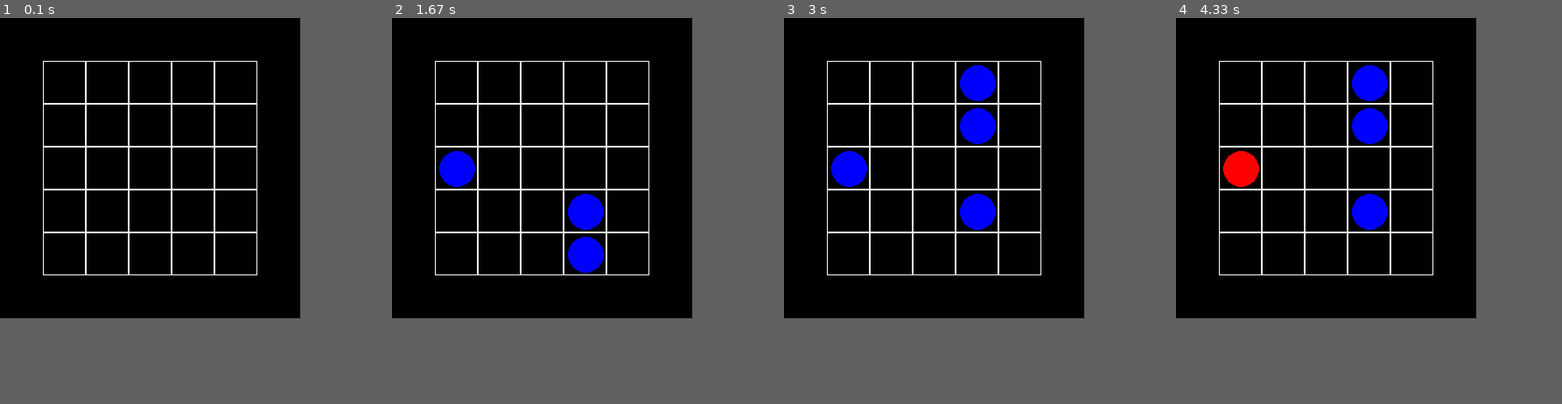
Above: before the commit, frames 1-4 (left to right).
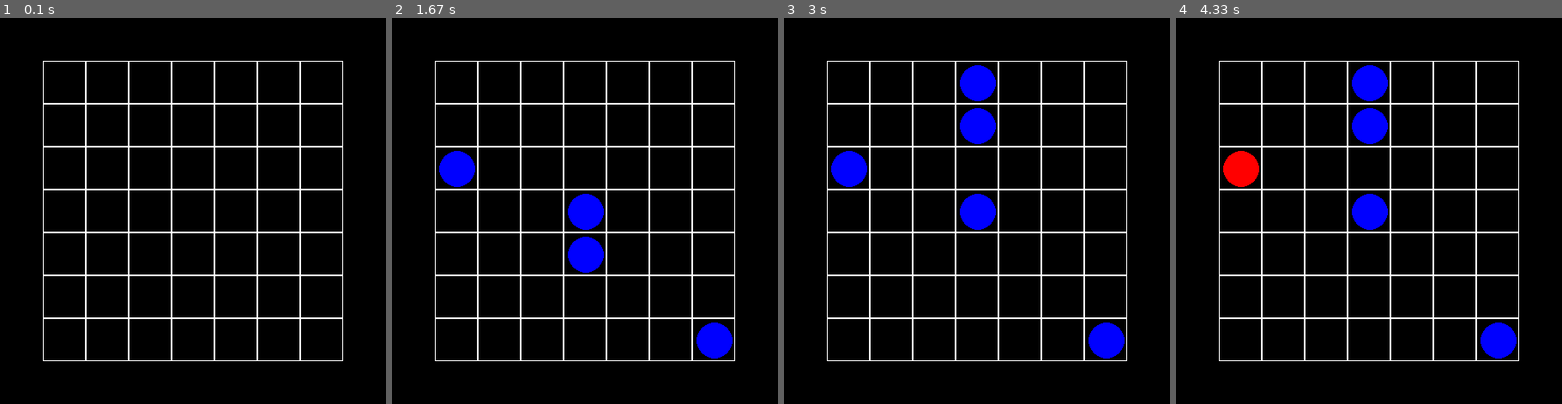
Above: after the commit, the same moments.

Repository: amalkov2024/PyGame
Game: pygame game, started from Polilinii.py
The game is run twice, just before and just after one commit, with the same random seed, the same clock (stepped at 60 frames per second) and the same inputs.
Inputs (mouse positions are in pixels of both pictures, inside the frame that each line leads up to):
- Up to frame 1 (0.1 s): no input
- Up to frame 2 (1.67 s): click (585, 211) at 0.38 s; click (585, 234) at 0.72 s; click (465, 153) at 1.05 s; click (723, 346) at 1.38 s
- Up to frame 3 (3 s): click (984, 79) at 1.72 s; click (980, 249) at 2.05 s; click (965, 145) at 2.38 s
- Up to frame 4 (4.33 s): click (1245, 160) at 4.22 s
In our replay, the window is 350x350 before the commit and 450x450 after it. These sizes can differ from the game's own. Grey fills any space a smaller window leaves; there, only what the larger window draws over its background counts as a difference.

The runs differ from the first frame. In frame 1, 2.3% of the frame differs, in the area x 11-89%, y 11-89%; in frame 2, 3.0%; in frame 3, 3.0%; in frame 4, 3.0%.

Commit message:
V1 от 15-02-2024 находит есть ли путь для перемещения из красн в указанную точку

Diff:
--- a/Polilinii.py
+++ b/Polilinii.py
@@ -11,7 +11,7 @@
         self.left = 10
         self.top = 10
         self.cell_size = 30
-        self.color = {-1: 'blue', 0: 'black', 1:'red'}
+        self.color = {-1: 'blue', 0: 'black', 1:'red', -2:'blue'}
     # настройка внешнего вида
     def set_view(self, left, top, cell_size):
         self.left = left
@@ -121,14 +121,72 @@
             cell=self.get_cell(mouse_pos)
             if self.has_path(x1, y1, cell[1], cell[0]) == True:
                 # есть путь. Пометить нужные клетки в массиве
-                self.board[cell[1]][cell[0]] =-1
+                self.board[cell[1]][cell[0]] =-2
                 self.board[x1][y1]=0
                 print(x1,y1, cell)
 
 
+'''    def put(self, matrix, s, end):
+        """ функция принимает квадратную матрицу, координаты начала [x,y] и конца движения [x,y]
+            возвращает список координат движения
+            от начала до конца [[2, 4], [2, 5], [2, 6], [3, 6], [4, 6]]
+            если путь не найдет возвращает None
+        """
+        map_list = copy.deepcopy(matrix)
+        razmer = len(map_list)
+        stop = False
+        begin = [s]
+        start = begin[:]
+        map_list[int(start[0][0])][int(start[0][1])] = 0, 0
+        map_list[end[0]][end[1]] = "end"
+        while len(start):
+
+            if start[0][0] - 1 >= 0 and map_list[start[0][0] - 1][start[0][1]] == "N":
+                map_list[start[0][0] - 1][start[0][1]] = start[0]
+                start.append([start[0][0] - 1, start[0][1]])
+            elif start[0][0] - 1 >= 0 and map_list[start[0][0] - 1][start[0][1]] == "end":
+                map_list[start[0][0] - 1][start[0][1]] = start[0]
+                break
+
+            if start[0][1] + 1 < razmer and map_list[start[0][0]][start[0][1] + 1] == "N":
+                map_list[start[0][0]][start[0][1] + 1] = start[0]
+                start.append([start[0][0], start[0][1] + 1])
+            elif start[0][1] + 1 < razmer and map_list[start[0][0]][start[0][1] + 1] == "end":
+                map_list[start[0][0]][start[0][1] + 1] = start[0]
+                break
+
+            if start[0][0] + 1 < razmer and map_list[start[0][0] + 1][start[0][1]] == "N":
+                map_list[start[0][0] + 1][start[0][1]] = start[0]
+                start.append([start[0][0] + 1, start[0][1]])
+            elif start[0][0] + 1 < razmer and map_list[start[0][0] + 1][start[0][1]] == "end":
+                map_list[start[0][0] + 1][start[0][1]] = start[0]
+                break
+
+            if start[0][1] - 1 >= 0 and map_list[start[0][0]][start[0][1] - 1] == "N":
+                map_list[start[0][0]][start[0][1] - 1] = start[0]
+                start.append([start[0][0], start[0][1] - 1])
+            elif start[0][1] - 1 >= 0 and map_list[start[0][0]][start[0][1] - 1] == "end":
+                map_list[start[0][0]][start[0][1] - 1] = start[0]
+                break
+            start.pop(0)
+        else:
+            stop = True
+        if stop == False:
+            put = [end]
+            while 1:
+                coor = map_list[put[0][0]][put[0][1]]
+                if coor == (0, 0):
+                    break
+                put.insert(0, coor)
+            return put
+        else:
+            return None
+'''
+
+
 if __name__ == "__main__":
     # инициализация Pygame:
-    board = Lines(5, 5)
+    board = Lines(7, 7)
     board.set_view(50, 50, 50)
     pygame.init()
     size = width, height = (board.left * 2 + board.width * board.cell_size), (
